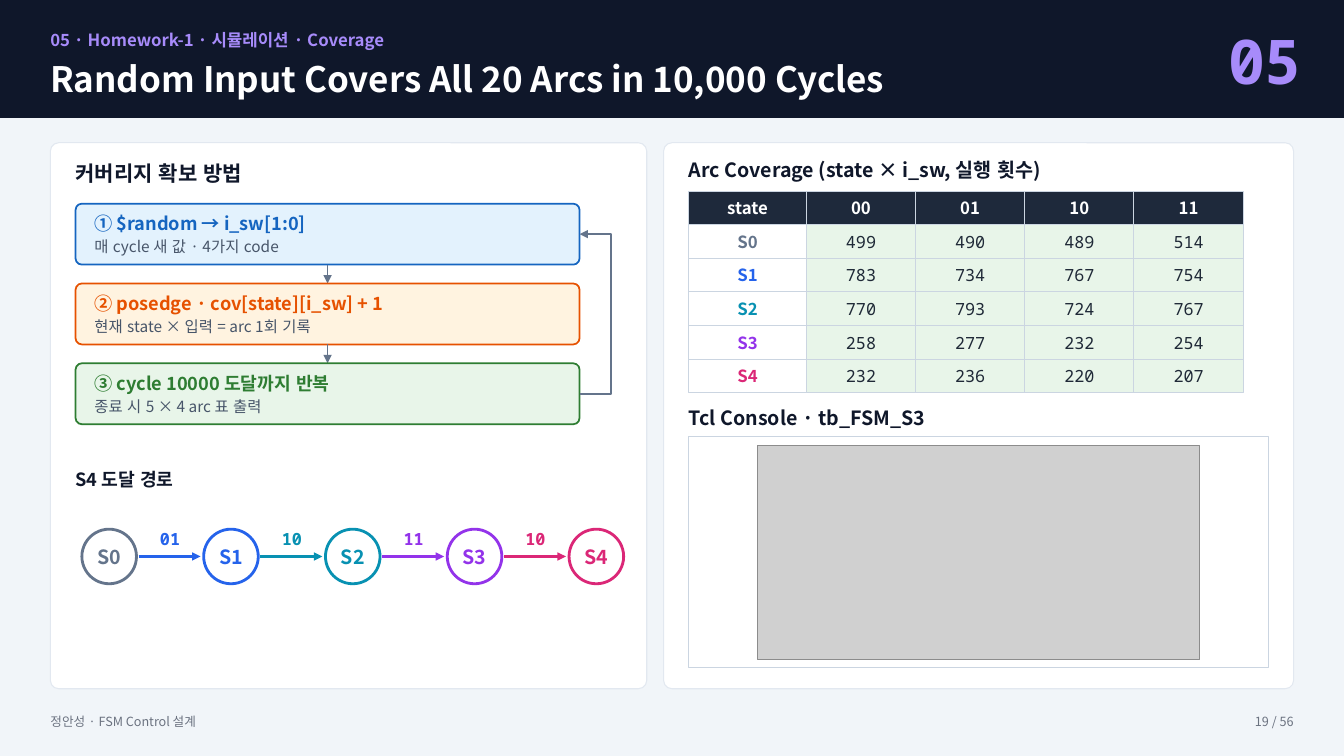
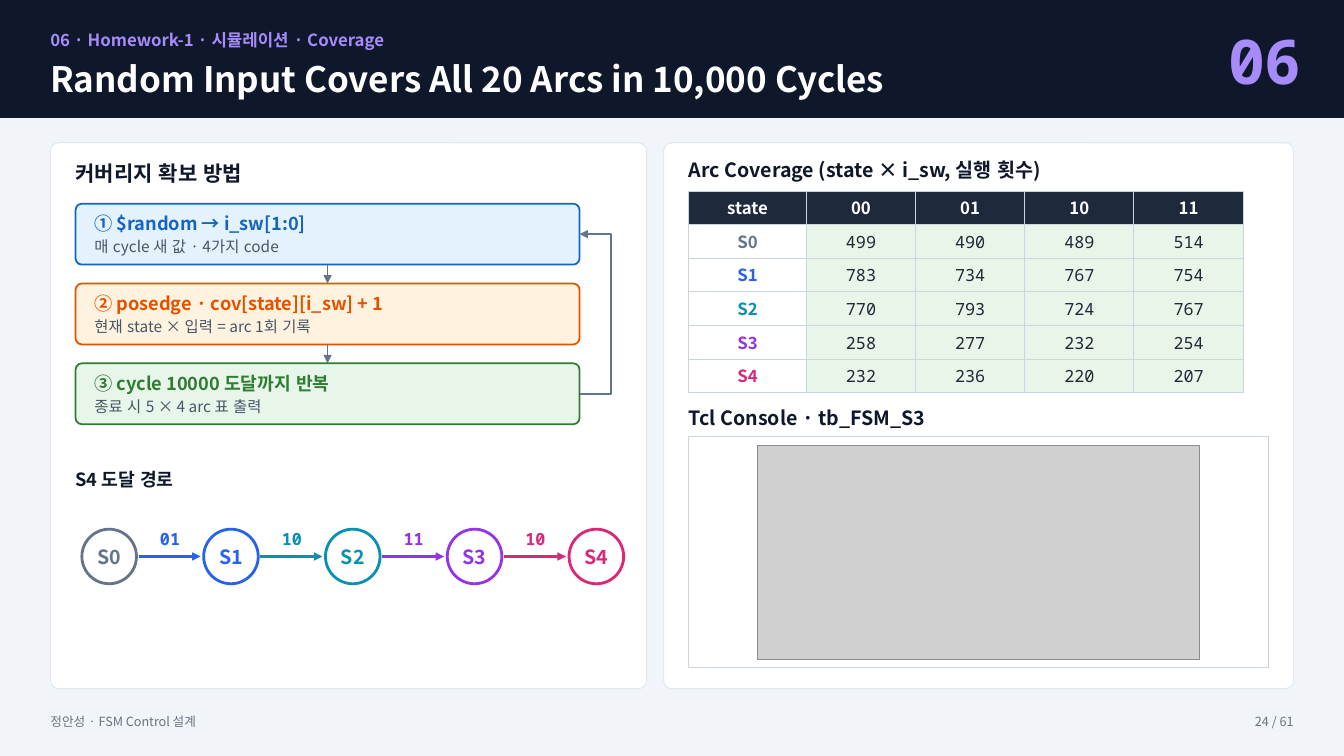
Before and after one commit to kimsacademy1234-max/System_Verilog, a slide deck: slide 24 of homework/1008_fsm_project/FSM_Control_정안성_new.pptx (slide 19 before the commit). Drawn at 1344x756 pixels with LibreOffice and Linux fonts; fonts in the diff are those of the drawing; grey boxes stand for pictures. Boxes give left, top, right and bottom in pixels: in the first picture for what was removed or moved away, otherwise in the second. Text is boxed around its words. In the diff, an @@ line names an element or a change of style, - is before the commit and + after.

```diff
--- a/homework/1008_fsm_project/FSM_Control_정안성_new.pptx
+++ b/homework/1008_fsm_project/FSM_Control_정안성_new.pptx
@@ text at <box>50,32,384,50</box>: text changed @@
-05 · Homework-1 · 시뮬레이션 · Coverage
+06 · Homework-1 · 시뮬레이션 · Coverage
@@ text at <box>1228,39,1302,85</box>: text changed @@
-05
+06
@@ text at <box>1255,716,1294,726</box>: text changed @@
-19 / 56
+24 / 61
```
Also in this commit, not shown: 54 other slides changed, 6 slides added, 1 slide removed.
